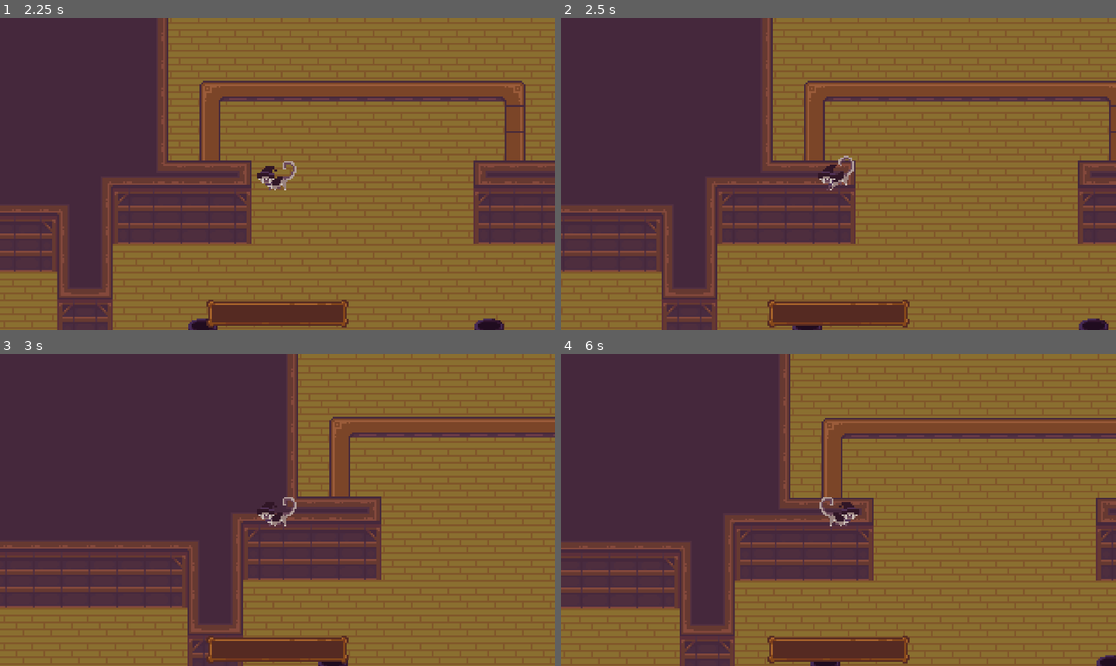
Above: before the commit, frames 1-4 (two rows, left to right).
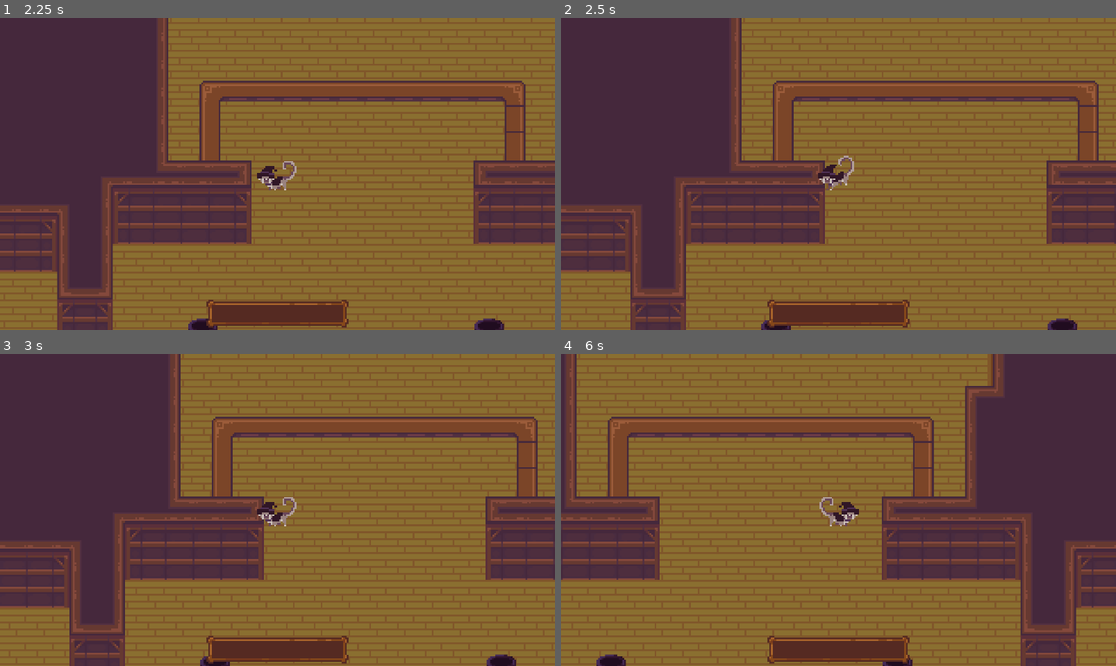
Above: after the commit, the same moments.

Repository: Tarnest/witch-cooking-game
Game: Godot game, scene res://Main/main.tscn
The game is run twice, just before and just after one commit, with the same random seed, the same clock (stepped at 60 frames per second) and the same inputs.
Inputs:
- Up to frame 1 (2.25 s): hold W (move_up) 0.53-2.03 s; hold A (move_left) from 2.03 s (still down)
- Up to frame 2 (2.5 s): keep holding A (move_left)
- Up to frame 3 (3 s): keep holding A (move_left)
- Up to frame 4 (6 s): release A (move_left) at 3.53 s; hold S (move_down) 3.53-4.28 s; hold D (move_right) 4.28-5.03 s; hold W (move_up) 5.03-5.78 s; hold D (move_right) from 5.78 s (still down)

Frame 1 is identical in both runs. In frame 2, 17% of the frame differs, in the area x 0-100%, y 0-100%; in frame 3, 31%; in frame 4, 66%.

Commit message:
Wall Collisions Added

Diff:
--- a/Main/main.tscn
+++ b/Main/main.tscn
@@ -41,96 +41,126 @@
 1:1/0 = 0
 1:1/0/physics_layer_0/linear_velocity = Vector2(0, 0)
 1:1/0/physics_layer_0/angular_velocity = 0.0
+1:1/0/physics_layer_0/polygon_0/points = PackedVector2Array(-8, -8, 8, -8, 8, 8, -8, 8)
 2:1/0 = 0
 2:1/0/physics_layer_0/linear_velocity = Vector2(0, 0)
 2:1/0/physics_layer_0/angular_velocity = 0.0
+2:1/0/physics_layer_0/polygon_0/points = PackedVector2Array(-8, -8, 8, -8, 8, 8, -8, 8)
 3:1/0 = 0
 3:1/0/physics_layer_0/linear_velocity = Vector2(0, 0)
 3:1/0/physics_layer_0/angular_velocity = 0.0
+3:1/0/physics_layer_0/polygon_0/points = PackedVector2Array(-8, 0, 8, 0, 8, 8, -8, 8)
 4:1/0 = 0
 4:1/0/physics_layer_0/linear_velocity = Vector2(0, 0)
 4:1/0/physics_layer_0/angular_velocity = 0.0
+4:1/0/physics_layer_0/polygon_0/points = PackedVector2Array(0, -8, 8, -8, 8, 8, 0, 8)
 5:1/0 = 0
 5:1/0/physics_layer_0/linear_velocity = Vector2(0, 0)
 5:1/0/physics_layer_0/angular_velocity = 0.0
+5:1/0/physics_layer_0/polygon_0/points = PackedVector2Array(0, -8, 0, 8, -8, 8, -8, -8)
 0:2/0 = 0
 0:2/0/physics_layer_0/linear_velocity = Vector2(0, 0)
 0:2/0/physics_layer_0/angular_velocity = 0.0
+0:2/0/physics_layer_0/polygon_0/points = PackedVector2Array(8, 0, 0, 0, 0, 8, -8, 8, -8, -8, 8, -8)
 1:2/0 = 0
 1:2/0/physics_layer_0/linear_velocity = Vector2(0, 0)
 1:2/0/physics_layer_0/angular_velocity = 0.0
+1:2/0/physics_layer_0/polygon_0/points = PackedVector2Array(0, -8, -8, -8, -8, 8, 8, 8, 8, 0, 0, 0)
 2:2/0 = 0
 2:2/0/physics_layer_0/linear_velocity = Vector2(0, 0)
 2:2/0/physics_layer_0/angular_velocity = 0.0
+2:2/0/physics_layer_0/polygon_0/points = PackedVector2Array(0, -8, 8, -8, 8, 8, -8, 8, -8, 0, 0, 0)
 3:2/0 = 0
 3:2/0/physics_layer_0/linear_velocity = Vector2(0, 0)
 3:2/0/physics_layer_0/angular_velocity = 0.0
+3:2/0/physics_layer_0/polygon_0/points = PackedVector2Array(-8, -8, 8, -8, 8, 8, 0, 8, 0, 0, -8, 0)
 4:2/0 = 0
 4:2/0/physics_layer_0/linear_velocity = Vector2(0, 0)
 4:2/0/physics_layer_0/angular_velocity = 0.0
+4:2/0/physics_layer_0/polygon_0/points = PackedVector2Array(0, -8, 8, -8, 8, 8, -8, 8, -8, 0, 0, 0)
 5:2/0 = 0
 5:2/0/physics_layer_0/linear_velocity = Vector2(0, 0)
 5:2/0/physics_layer_0/angular_velocity = 0.0
+5:2/0/physics_layer_0/polygon_0/points = PackedVector2Array(8, 0, 0, 0, 0, 8, -8, 8, -8, -8, 8, -8)
 0:3/0 = 0
 0:3/0/physics_layer_0/linear_velocity = Vector2(0, 0)
 0:3/0/physics_layer_0/angular_velocity = 0.0
+0:3/0/physics_layer_0/polygon_0/points = PackedVector2Array(0, -8, -8, -8, -8, 8, 8, 8, 8, 0, 0, 0)
 1:3/0 = 0
 1:3/0/physics_layer_0/linear_velocity = Vector2(0, 0)
 1:3/0/physics_layer_0/angular_velocity = 0.0
+1:3/0/physics_layer_0/polygon_0/points = PackedVector2Array(0, -8, -8, -8, -8, 8, 8, 8, 8, 0, 0, 0)
 2:3/0 = 0
 2:3/0/physics_layer_0/linear_velocity = Vector2(0, 0)
 2:3/0/physics_layer_0/angular_velocity = 0.0
+2:3/0/physics_layer_0/polygon_0/points = PackedVector2Array(0, -8, 0, 0, -8, 0, -8, 8, 8, 8, 8, -8)
 3:3/0 = 0
 3:3/0/physics_layer_0/linear_velocity = Vector2(0, 0)
 3:3/0/physics_layer_0/angular_velocity = 0.0
+3:3/0/physics_layer_0/polygon_0/points = PackedVector2Array(8, -8, -8, -8, -8, 8, 8, 8)
 4:3/0 = 0
 4:3/0/physics_layer_0/linear_velocity = Vector2(0, 0)
 4:3/0/physics_layer_0/angular_velocity = 0.0
+4:3/0/physics_layer_0/polygon_0/points = PackedVector2Array(8, -8, -8, -8, -8, 8, 8, 8)
 5:3/0 = 0
 5:3/0/physics_layer_0/linear_velocity = Vector2(0, 0)
 5:3/0/physics_layer_0/angular_velocity = 0.0
+5:3/0/physics_layer_0/polygon_0/points = PackedVector2Array(8, -8, -8, -8, -8, 8, 8, 8)
 0:4/0 = 0
 0:4/0/physics_layer_0/linear_velocity = Vector2(0, 0)
 0:4/0/physics_layer_0/angular_velocity = 0.0
+0:4/0/physics_layer_0/polygon_0/points = PackedVector2Array(8, -8, -8, -8, -8, 8, 8, 8)
 1:4/0 = 0
 1:4/0/physics_layer_0/linear_velocity = Vector2(0, 0)
 1:4/0/physics_layer_0/angular_velocity = 0.0
+1:4/0/physics_layer_0/polygon_0/points = PackedVector2Array(8, -8, -8, -8, -8, 8, 8, 8)
 2:4/0 = 0
 2:4/0/physics_layer_0/linear_velocity = Vector2(0, 0)
 2:4/0/physics_layer_0/angular_velocity = 0.0
+2:4/0/physics_layer_0/polygon_0/points = PackedVector2Array(8, 0, 0, 0, 0, 8, 8, 8)
 3:4/0 = 0
 3:4/0/physics_layer_0/linear_velocity = Vector2(0, 0)
 3:4/0/physics_layer_0/angular_velocity = 0.0
+3:4/0/physics_layer_0/polygon_0/points = PackedVector2Array(0, 0, -8, 0, -8, 8, 0, 8)
 4:4/0 = 0
 4:4/0/physics_layer_0/linear_velocity = Vector2(0, 0)
 4:4/0/physics_layer_0/angular_velocity = 0.0
+4:4/0/physics_layer_0/polygon_0/points = PackedVector2Array(0, -8, 0, 0, 8, 0, 8, -8)
 5:4/0 = 0
 5:4/0/physics_layer_0/linear_velocity = Vector2(0, 0)
 5:4/0/physics_layer_0/angular_velocity = 0.0
+5:4/0/physics_layer_0/polygon_0/points = PackedVector2Array(0, -8, -8, -8, -8, 0, 0, 0)
 0:5/0 = 0
 0:5/0/physics_layer_0/linear_velocity = Vector2(0, 0)
 0:5/0/physics_layer_0/angular_velocity = 0.0
+0:5/0/physics_layer_0/polygon_0/points = PackedVector2Array(-8, -8, -8, 8, 8, 8, 8, -8)
 6:0/0 = 0
 6:0/0/physics_layer_0/linear_velocity = Vector2(0, 0)
 6:0/0/physics_layer_0/angular_velocity = 0.0
 6:1/0 = 0
 6:1/0/physics_layer_0/linear_velocity = Vector2(0, 0)
 6:1/0/physics_layer_0/angular_velocity = 0.0
+6:1/0/physics_layer_0/polygon_0/points = PackedVector2Array(-8, -8, 8, -8, 8, 0, -8, 0)
 6:2/0 = 0
 6:2/0/physics_layer_0/linear_velocity = Vector2(0, 0)
 6:2/0/physics_layer_0/angular_velocity = 0.0
+6:2/0/physics_layer_0/polygon_0/points = PackedVector2Array(-8, 0, 0, 0, 0, 8, 8, 8, 8, -8, -8, -8)
 6:3/0 = 0
 6:3/0/physics_layer_0/linear_velocity = Vector2(0, 0)
 6:3/0/physics_layer_0/angular_velocity = 0.0
+6:3/0/physics_layer_0/polygon_0/points = PackedVector2Array(8, -8, -8, -8, -8, 8, 8, 8)
 6:4/0 = 0
 6:4/0/physics_layer_0/linear_velocity = Vector2(0, 0)
 6:4/0/physics_layer_0/angular_velocity = 0.0
+6:4/0/physics_layer_0/polygon_0/points = PackedVector2Array(-8, -8, -8, 8, 8, 8, 8, -8)
 1:5/0 = 0
 1:5/0/physics_layer_0/linear_velocity = Vector2(0, 0)
 1:5/0/physics_layer_0/angular_velocity = 0.0
+1:5/0/physics_layer_0/polygon_0/points = PackedVector2Array(-8, -8, -8, 8, 8, 8, 8, -8)
 2:5/0 = 0
 2:5/0/physics_layer_0/linear_velocity = Vector2(0, 0)
 2:5/0/physics_layer_0/angular_velocity = 0.0
+2:5/0/physics_layer_0/polygon_0/points = PackedVector2Array(-8, -8, -8, 8, 8, 8, 8, -8)
 
 [sub_resource type="TileSet" id="TileSet_k047q"]
 physics_layer_0/collision_layer = 2
Not shown, changed: export_presets.cfg
